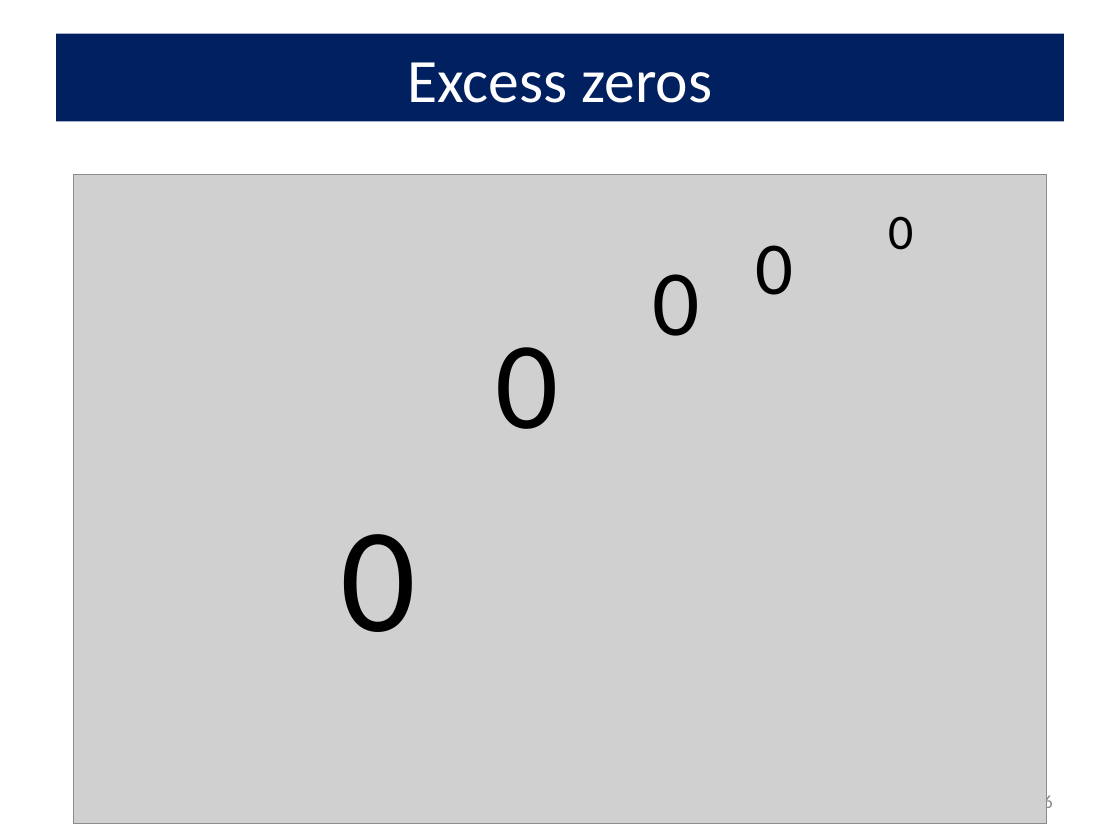
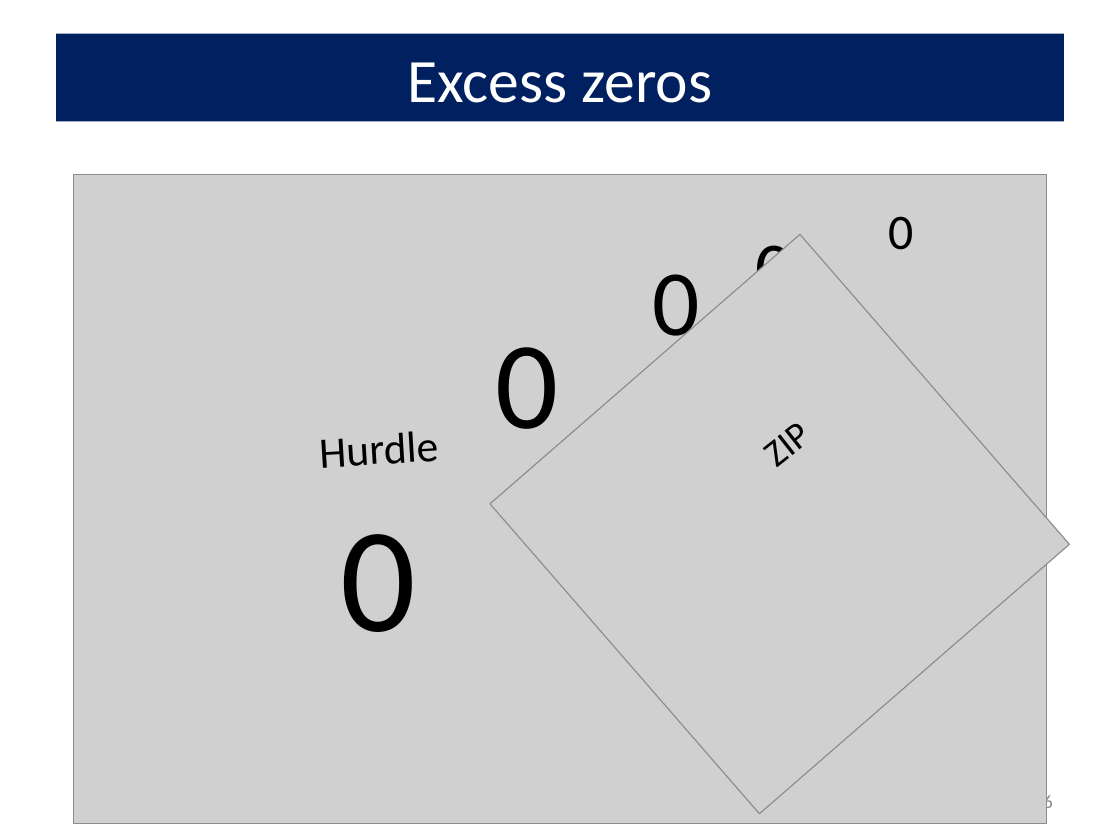
Before and after one commit to friendly/psy6136, a slide deck: slide 56 of docs/lectures/09-CountData.pptx. Drawn at 1120x840 pixels with LibreOffice and Linux fonts; fonts in the diff are those of the drawing; grey boxes stand for pictures. Boxes give left, top, right and bottom in pixels: in the first picture for what was removed or moved away, otherwise in the second. Text is boxed around its words. In the diff, an @@ line names an element or a change of style, - is before the commit and + after.

```diff
--- a/docs/lectures/09-CountData.pptx
+++ b/docs/lectures/09-CountData.pptx
@@ picture added at bbox=[490, 234, 1070, 814] @@
@@ text added at bbox=[320, 431, 439, 468], 28 pt, text #000000 @@
+Hurdle
@@ text added at bbox=[776, 424, 812, 467], 24 pt, text #000000 @@
+ZIP
```
Also in this commit, not shown: 7 other slides changed, 10 other files.
